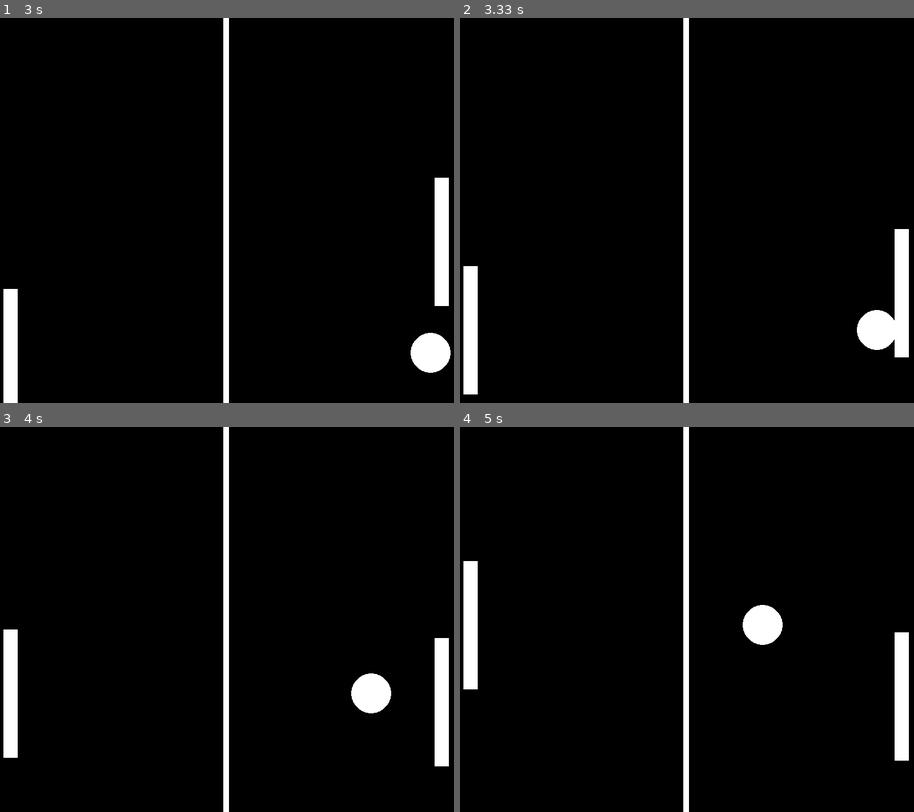
Above: before the commit, frames 1-4 (two rows, left to right).
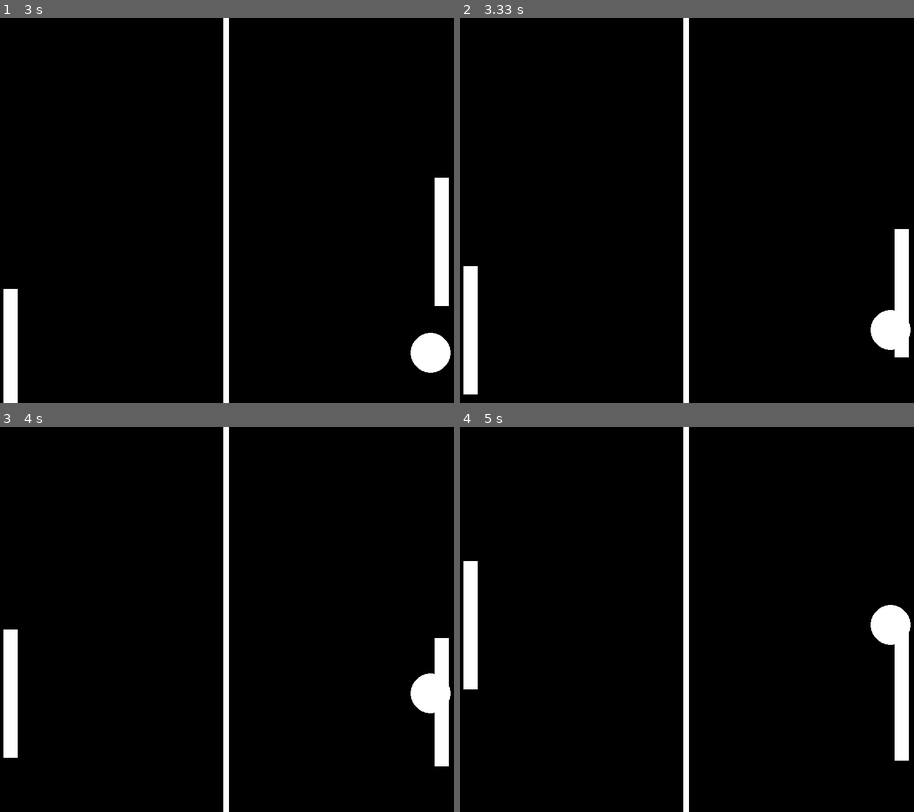
Above: after the commit, the same moments.

Repository: PraddyumnYadav/pong-pygame
Game: pygame game, started from main.py
Two runs of this game, one before a commit and one after it. Both use one fixed random seed, a clock stepped at 60 frames per second and the inputs below.
Inputs:
- Up to frame 1 (3 s): hold Up 0.33-0.8 s; hold Down 0.83-1.13 s; hold Up 1.17-1.53 s; hold Down 1.57-1.93 s; hold Up 1.97-2.27 s; hold Down 2.3-2.6 s; hold Up from 2.63 s (still down)
- Up to frame 2 (3.33 s): release Up at 3 s; hold Down from 3.03 s (still down)
- Up to frame 3 (4 s): release Down at 3.4 s; hold Up 3.43-3.73 s; hold Down from 3.77 s (still down)
- Up to frame 4 (5 s): release Down at 4.07 s; hold Up 4.1-4.47 s; hold Down 4.5-4.87 s; hold Up from 4.9 s (still down)

Frame 1 is identical in both runs. In frame 2, 0.4% of the frame differs, in the area x 87-100%, y 75-87%; in frame 3, 1.2%; in frame 4, 1.4%, in the area x 62-100%, y 46-57%.

Commit message:
Make the Object Return even when Collided from Bars.

Diff:
--- a/main.py
+++ b/main.py
@@ -14,69 +14,89 @@
 
 
 def draw(w_circle: int, bar1, bar2, line, circle_x, circle_y):
-	# Clear the screen
-	WIN.fill((0, 0, 0))
+    # Clear the screen
+    WIN.fill((0, 0, 0))
 
-	# Draw Circle(Ball)
-	pygame.draw.circle(WIN, "white", (circle_x, circle_y), w_circle)
+    # Draw Circle(Ball)
+    pygame.draw.circle(WIN, "white", (circle_x, circle_y), w_circle)
 
-	# Draw Bars
-	pygame.draw.rect(WIN, "white", bar1)
-	pygame.draw.rect(WIN, "white", bar2)
+    # Draw Bars
+    pygame.draw.rect(WIN, "white", bar1)
+    pygame.draw.rect(WIN, "white", bar2)
 
-	# Draw Line in the Middle (Separation Line)
-	pygame.draw.rect(WIN, "white", line)
+    # Draw Line in the Middle (Separation Line)
+    pygame.draw.rect(WIN, "white", line)
 
-	# Update the Display
-	pygame.display.update()
+    # Update the Display
+    pygame.display.update()
 
 
 def main():
-	run = True
+    run = True
 
-	circle_x = int(WIDTH / 2)
-	circle_y = int(HEIGHT / 2)
+    circle_x = int(WIDTH / 2)
+    circle_y = int(HEIGHT / 2)
 
-	ball_vel_x = 2
-	ball_vel_y = 2
-	bar_vel = 5
+    ball_vel_x = 2
+    ball_vel_y = 2
+    bar_vel = 5
 
-	line = pygame.Rect(int(WIDTH / 2 - LINE_WIDTH / 2), 0, LINE_WIDTH, HEIGHT)
-	bar1 = pygame.Rect(10, circle_y, BAR_WIDTH, BAR_HEIGHT)
-	bar2 = pygame.Rect(
-		int(WIDTH - BAR_WIDTH - 10),
-		int(HEIGHT - BAR_HEIGHT - 10),
-		BAR_WIDTH,
-		BAR_HEIGHT
-	)
+    line = pygame.Rect(int(WIDTH / 2 - LINE_WIDTH / 2), 0, LINE_WIDTH, HEIGHT)
+    bar1 = pygame.Rect(10, circle_y, BAR_WIDTH, BAR_HEIGHT)
+    bar2 = pygame.Rect(
+        int(WIDTH - BAR_WIDTH - 10),
+        int(HEIGHT - BAR_HEIGHT - 10),
+        BAR_WIDTH,
+        BAR_HEIGHT,
+    )
 
-	clock = pygame.time.Clock()
+    clock = pygame.time.Clock()
 
-	while run:
-		for event in pygame.event.get():
-			if event.type == pygame.QUIT:
-				run = False
+    while run:
+        for event in pygame.event.get():
+            if event.type == pygame.QUIT:
+                run = False
 
-		keys = pygame.key.get_pressed()
-		if keys[pygame.K_DOWN]:
-			bar2.y += bar_vel
-		if keys[pygame.K_UP]:
-			bar2.y -= bar_vel
+        keys = pygame.key.get_pressed()
+        if keys[pygame.K_DOWN]:
+            bar2.y += bar_vel
+        if keys[pygame.K_UP]:
+            bar2.y -= bar_vel
 
-		draw(CIRCLE_WIDTH, bar1, bar2, line, circle_x, circle_y)
+        draw(CIRCLE_WIDTH, bar1, bar2, line, circle_x, circle_y)
 
-		if circle_x >= WIDTH - CIRCLE_WIDTH or circle_x <= CIRCLE_WIDTH:
-			ball_vel_x = -ball_vel_x
-		if circle_y >= HEIGHT - CIRCLE_WIDTH or circle_y <= CIRCLE_WIDTH:
-			ball_vel_y = -ball_vel_y
+        # Check collision with bars
+        if bar1.colliderect(
+            pygame.Rect(
+                circle_x - CIRCLE_WIDTH,
+                circle_y - CIRCLE_WIDTH,
+                2 * CIRCLE_WIDTH,
+                2 * CIRCLE_WIDTH,
+            )
+        ):
+            ball_vel_x = -ball_vel_x
+        if bar2.colliderect(
+            pygame.Rect(
+                circle_x - CIRCLE_WIDTH,
+                circle_y - CIRCLE_WIDTH,
+                2 * CIRCLE_WIDTH,
+                2 * CIRCLE_WIDTH,
+            )
+        ):
+            ball_vel_x = -ball_vel_x
 
-		circle_x += ball_vel_x
-		circle_y += ball_vel_y
+        if circle_x >= WIDTH - CIRCLE_WIDTH or circle_x <= CIRCLE_WIDTH:
+            ball_vel_x = -ball_vel_x
+        if circle_y >= HEIGHT - CIRCLE_WIDTH or circle_y <= CIRCLE_WIDTH:
+            ball_vel_y = -ball_vel_y
 
-		bar1.y = circle_y - int(BAR_HEIGHT / 2)
+        circle_x += ball_vel_x
+        circle_y += ball_vel_y
 
-		clock.tick(60)
+        bar1.y = circle_y - int(BAR_HEIGHT / 2)
+
+        clock.tick(60)
 
 
 if __name__ == "__main__":
-	main()
+    main()
